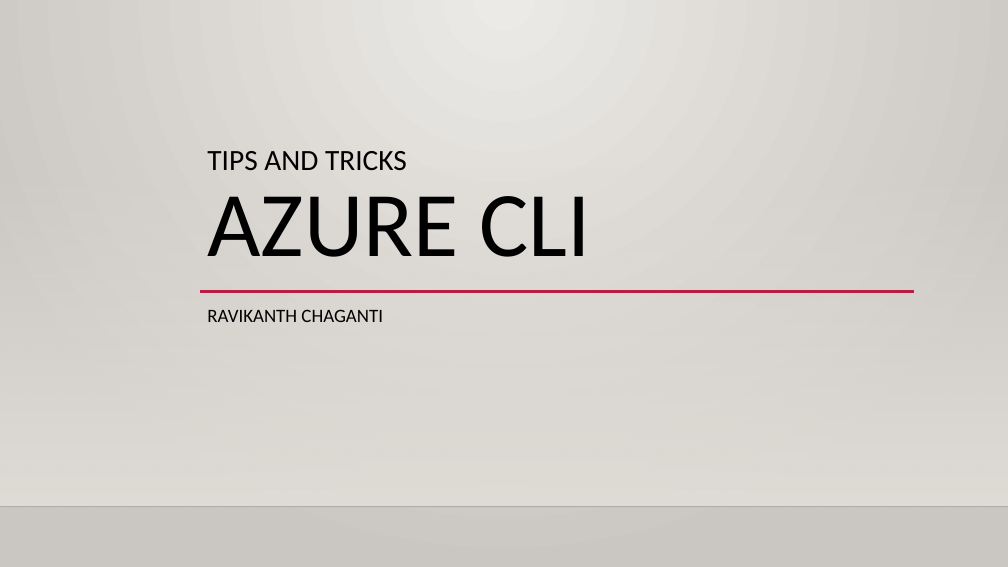
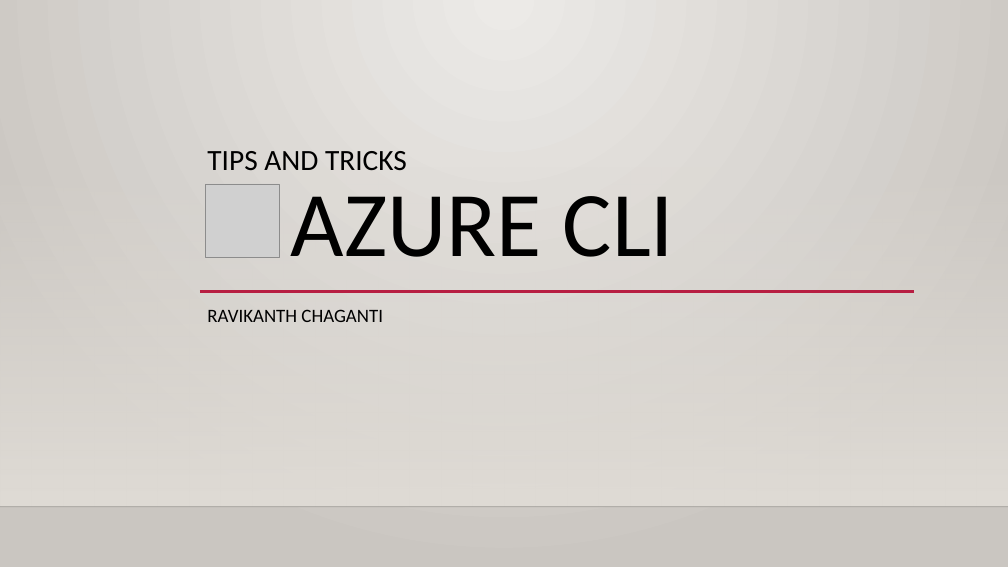
Before and after one commit to rchaganti/Presentations, a slide deck: slide 1 of GAB2019-BLR/Az-TipsAndTricks.pptx. Drawn at 1008x567 pixels with LibreOffice and Linux fonts; fonts in the diff are those of the drawing; grey boxes stand for pictures; background and template pictures are left out. Boxes give left, top, right and bottom in pixels: in the first picture for what was removed or moved away, otherwise in the second. Text is boxed around its words. In the diff, an @@ line names an element or a change of style, - is before the commit and + after.

```diff
--- a/GAB2019-BLR/Az-TipsAndTricks.pptx
+++ b/GAB2019-BLR/Az-TipsAndTricks.pptx
@@ title "TIPS AND TRICKS AZURE CLI" rewrapped from [207, 151, 590, 257] to [207, 151, 674, 257] @@
@@ picture added at [205, 184, 279, 258] @@
```
Also in this commit, not shown: 2 other files.
